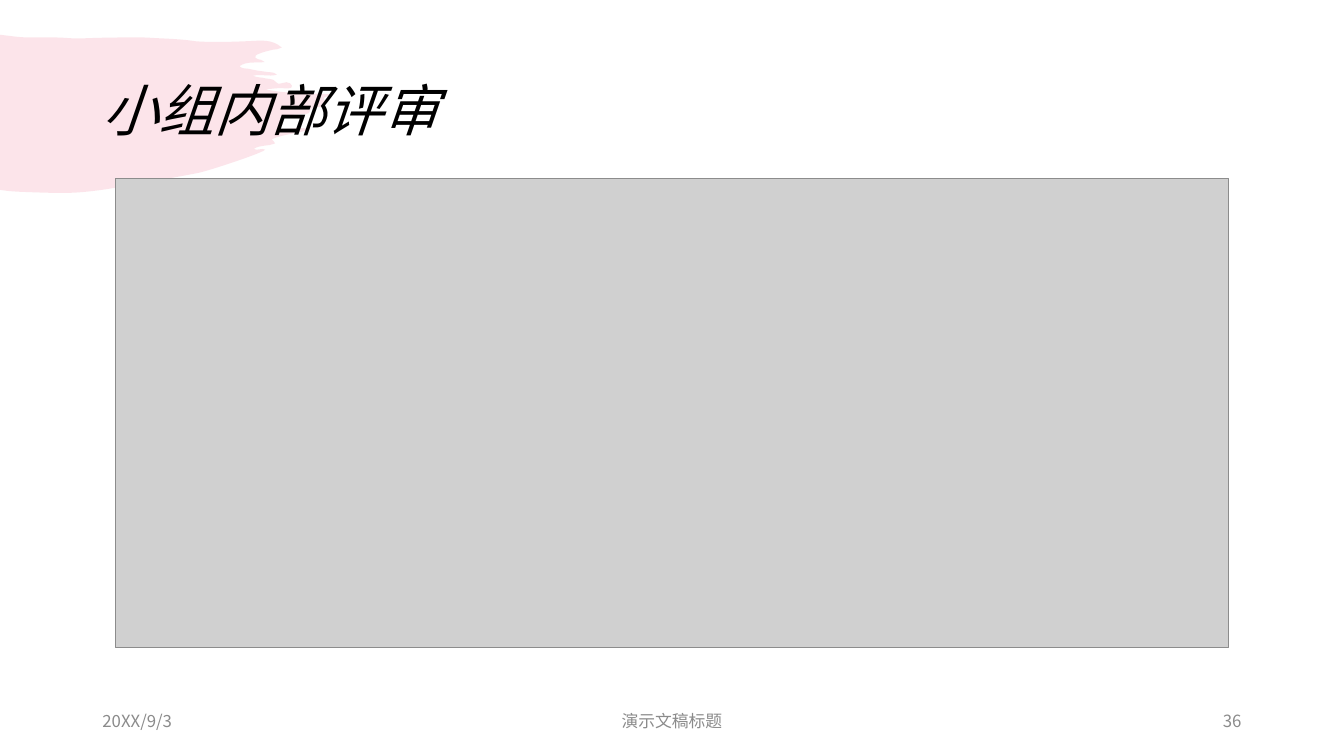
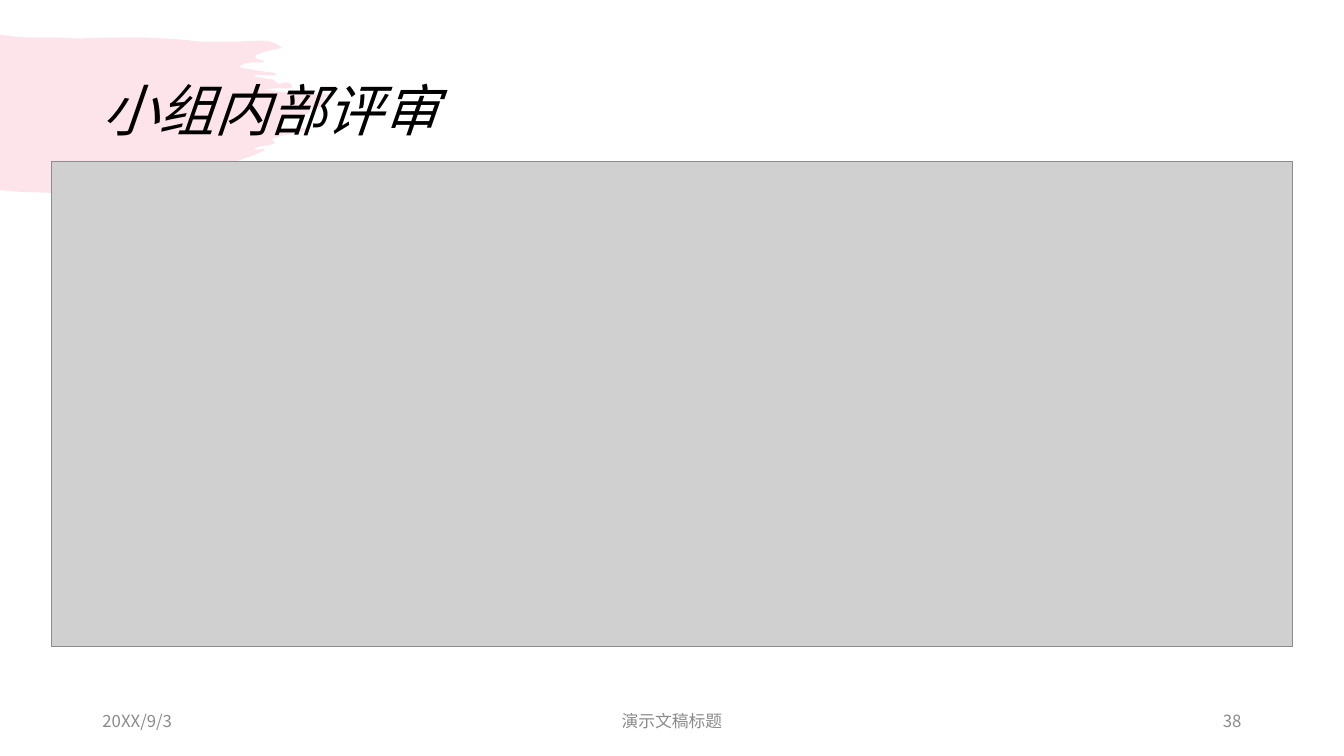
Before and after one commit to dreamtrueqaq/SRA2022-G12, a slide deck: slide 38 of 受控文档/需求分析/SRSppt/SRA2022-G12-srsppt0.0.1.pptx (slide 36 before the commit). Drawn at 1344x756 pixels with LibreOffice and Linux fonts; fonts in the diff are those of the drawing; grey boxes stand for pictures. Boxes give left, top, right and bottom in pixels: in the first picture for what was removed or moved away, otherwise in the second. Text is boxed around its words. In the diff, an @@ line names an element or a change of style, - is before the commit and + after.

```diff
--- a/受控文档/需求分析/SRSppt/SRA2022-G12-srsppt0.0.1.pptx
+++ b/受控文档/需求分析/SRSppt/SRA2022-G12-srsppt0.0.1.pptx
@@ picture: place and size @@
-picture at <box>115,178,1228,648</box>
+picture at <box>51,161,1293,646</box>
@@ page number at <box>1223,714,1242,727</box>: text changed @@
-36
+38
```
Also in this commit, not shown: 1 other slide changed, 2 slides added, 28 other files.
